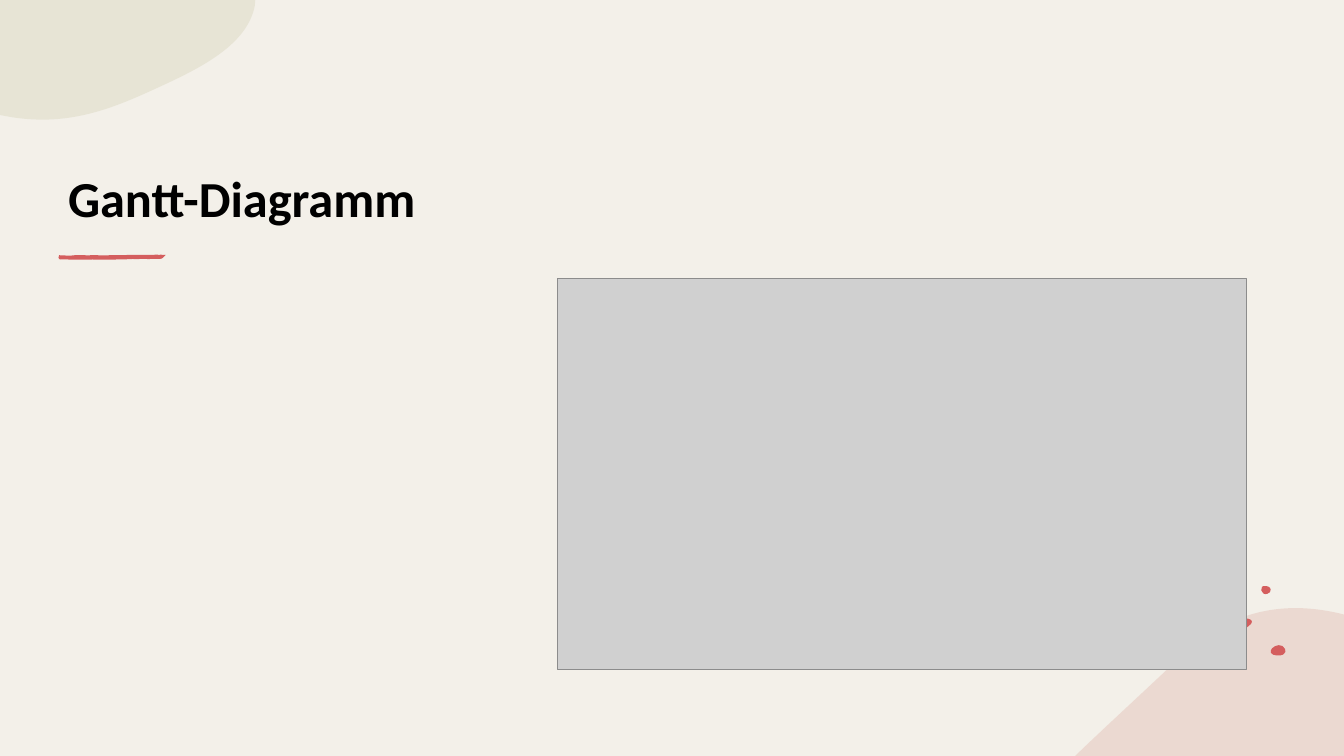
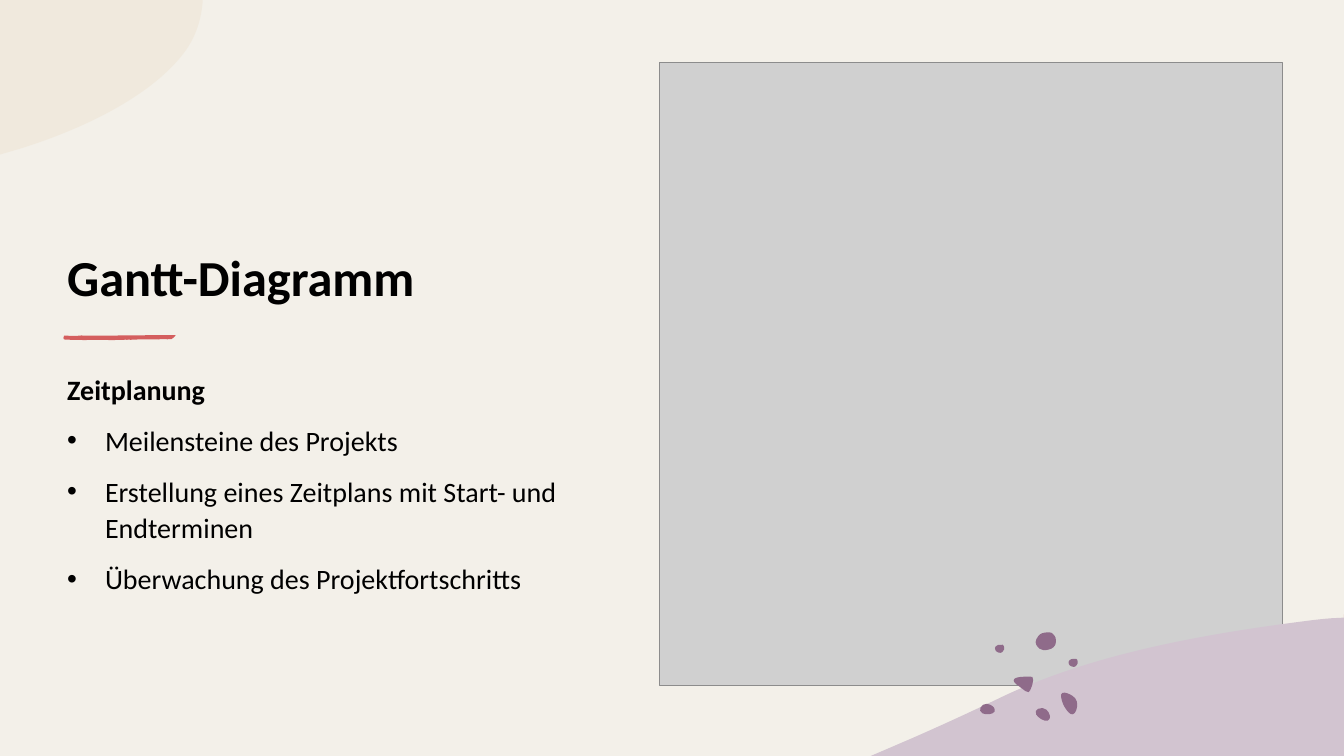
Before and after one commit to simonstreuli/Abschlussprojekt, a slide deck: slide 5 of documents/LinkUpPraesentation.pptx. Drawn at 1344x756 pixels with LibreOffice and Linux fonts; fonts in the diff are those of the drawing; grey boxes stand for pictures. Boxes give left, top, right and bottom in pixels: in the first picture for what was removed or moved away, otherwise in the second. Text is boxed around its words. In the diff, an @@ line names an element or a change of style, - is before the commit and + after.

```diff
--- a/documents/LinkUpPraesentation.pptx
+++ b/documents/LinkUpPraesentation.pptx
@@ rectangle added at box(0, 0, 1344, 756), fill #F3F0E9 @@
@@ freeform shape added at box(0, 0, 203, 155), fill #E7CFAF at 20% opacity @@
@@ picture: place and size @@
-picture at box(558, 278, 1247, 669)
+picture at box(659, 63, 1282, 686)
@@ title "Gantt-Diagramm": place and size @@
-title "Gantt-Diagramm" at box(68, 181, 415, 226)
+title "Gantt-Diagramm" at box(67, 260, 414, 305)
@@ group removed at box(58, 255, 165, 260): 5 freeform shapes @@
@@ group added at box(64, 335, 176, 340): 5 freeform shapes @@
@@ text added at box(67, 380, 556, 594), 20 pt, text #000000 @@
+Zeitplanung
+• Meilensteine des Projekts
+• Erstellung eines Zeitplans mit Start- und Endterminen
+• Überwachung des Projektfortschritts
@@ freeform shape removed at box(1261, 586, 1270, 594) @@
@@ freeform shape added at box(871, 618, 1344, 756), fill #D2C4D0 @@
@@ freeform shape removed at box(1233, 618, 1252, 633) @@
@@ freeform shape removed at box(1271, 645, 1287, 655) @@
@@ group added at box(980, 632, 1078, 721): 7 freeform shapes @@
```
Also in this commit, not shown: 6 other slides changed, 1 slide added, 1 slide removed, 7 other files.
